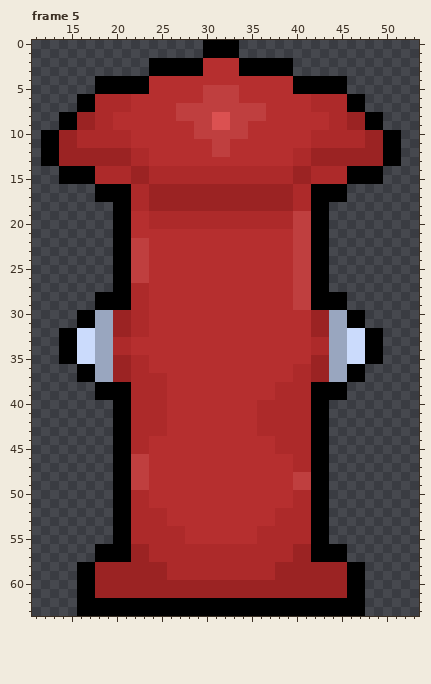
One commit to this pixel-art file: Aseprite/Objects.aseprite. The first picture shows the starting point.
64x64 pixels, 5 frames. Shown: frame 5: x 11..53, y 0..63.
After:
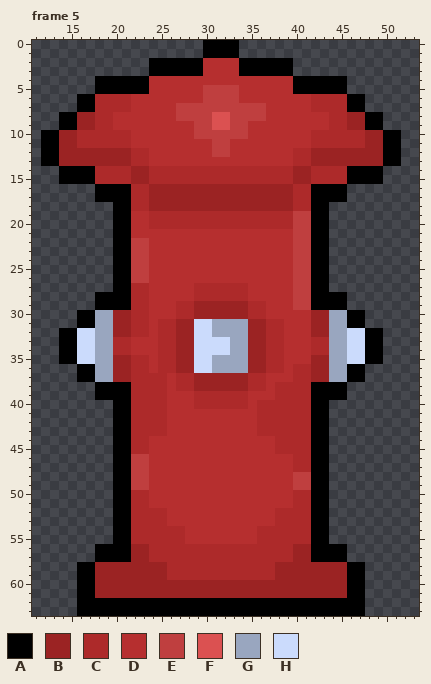
Palette (. is transparent): A #000000  B #9b2323  C #ad2a2a  D #b62f2f  E #bf3f3f  F #db5151  G #99a6bf  H #cbdbfc
What changed:
--- frame 5
@@ x 23..40 @@
 26 EDDDDDDDDDDDDDDDDE
-27 CDDDDDDDDDDDDDDDDE
-28 CDDDDDDDDDDDDDDDDE
-29 CDDDDDDDDDDDDDDDDE
-30 CDDDDDDDDDDDDDDDDD
-31 CDDDDDDDDDDDDDDDDD
-32 CDDDDDDDDDDDDDDDDD
-33 DDDDDDDDDDDDDDDDDD
-34 DDDDDDDDDDDDDDDDDD
-35 CDDDDDDDDDDDDDDDDD
-36 CDDDDDDDDDDDDDDDDC
-37 CCCDDDDDDDDDDDDDDC
-38 CCCDDDDDDDDDDDDCCC
-39 CCCDDDDDDDDDDDDCCC
-40 CCCDDDDDDDDDDCCCCC
+27 CDDDDDCCCCCCDDDDDE
+28 CDDDDDCCCCCCDDDDDE
+29 CDDDCCBBBBBBCCDDDE
+30 CDDDCCBBBBBBCCDDDD
+31 CDCCBBHHGGGGBBCCDD
+32 CDCCBBHHGGGGBBCCDD
+33 DDCCBBHHHHGGBBCCDD
+34 DDCCBBHHHHGGBBCCDD
+35 CDCCBBHHGGGGBBCCDD
+36 CDCCBBHHGGGGBBCCDC
+37 CCCDCCBBBBBBCCDDDC
+38 CCCDCCBBBBBBCCDCCC
+39 CCCDDDCCCCCCDDDCCC
+40 CCCDDDCCCCCCDCCCCC
 41 CCCDDDDDDDDDDCCCCC
Where, in picture pixels (left, top, right, bottom), the same in both pictures:
changed: (158, 283, 284, 409)
